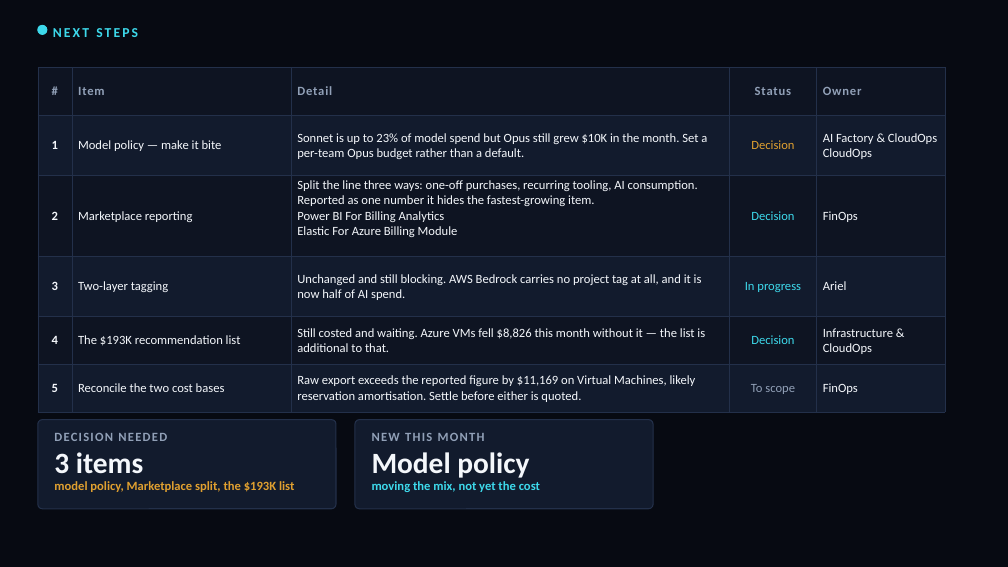
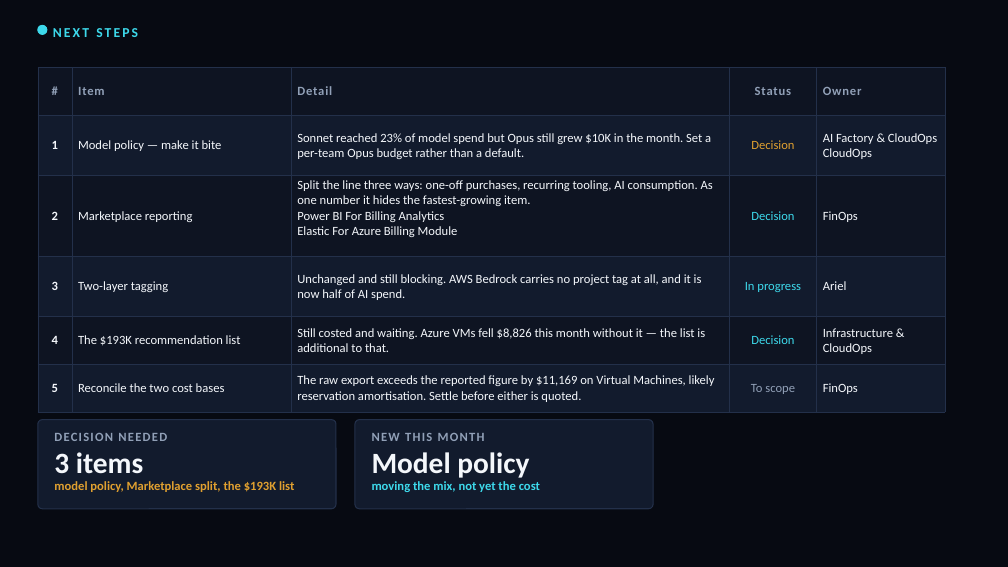
Before and after one commit to arielga5-code/Finops, a slide deck: slide 9 of presentations/cloud-cost-cio/Harel_Cloud_Cost_CIO_August.pptx. Drawn at 1008x567 pixels with LibreOffice and Linux fonts; fonts in the diff are those of the drawing. Boxes give left, top, right and bottom in pixels: in the first picture for what was removed or moved away, otherwise in the second. Text is boxed around its words. In the diff, an @@ line names an element or a change of style, - is before the commit and + after.

```diff
--- a/presentations/cloud-cost-cio/Harel_Cloud_Cost_CIO_August.pptx
+++ b/presentations/cloud-cost-cio/Harel_Cloud_Cost_CIO_August.pptx
@@ table at (38,68,945,406) @@
-row 2, column 3: Sonnet is up to 23% of model spend but Opus still grew $10K in the month. Set a per-team Opus budget rather than a default.
+row 2, column 3: Sonnet reached 23% of model spend but Opus still grew $10K in the month. Set a per-team Opus budget rather than a default.
-row 3, column 3: Split the line three ways: one-off purchases, recurring tooling, AI consumption. Reported as one number it hides the fastest-growing item. / Power BI For Billing Analytics / Elastic For Azure Billing Module
+row 3, column 3: Split the line three ways: one-off purchases, recurring tooling, AI consumption. As one number it hides the fastest-growing item. / Power BI For Billing Analytics / Elastic For Azure Billing Module
-row 6, column 3: Raw export exceeds the reported figure by $11,169 on Virtual Machines, likely reservation amortisation. Settle before either is quoted.
+row 6, column 3: The raw export exceeds the reported figure by $11,169 on Virtual Machines, likely reservation amortisation. Settle before either is quoted.
```
Also in this commit, not shown: 4 other slides changed, 8 slides added, 6 other files.
